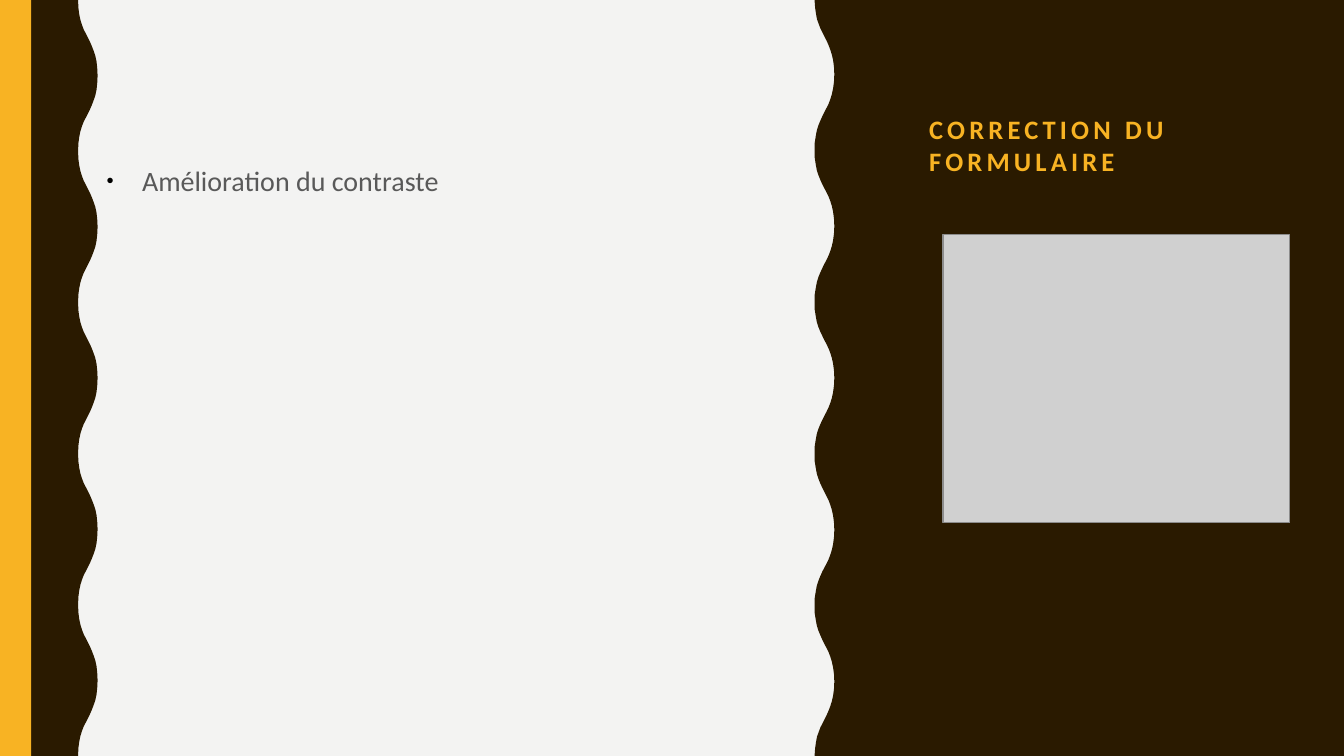
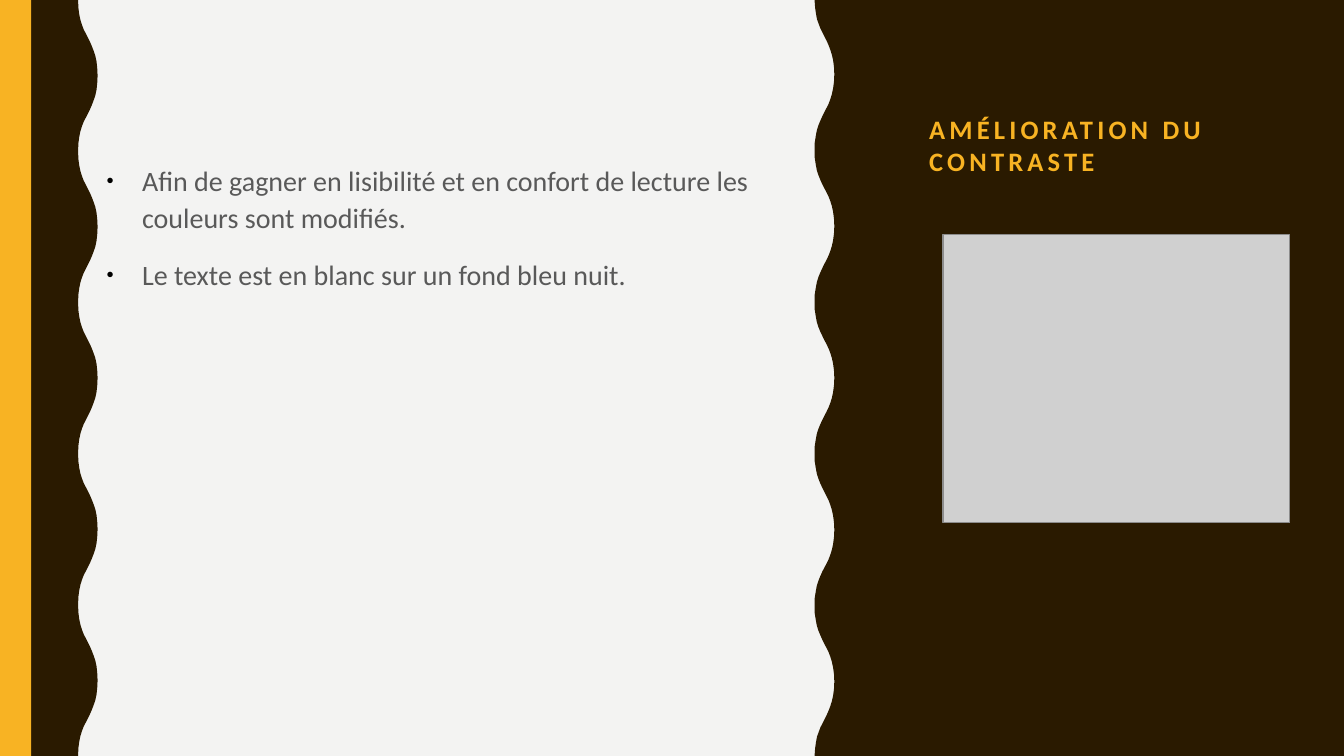
Before and after one commit to Fibre44/DENISNicolas_4_09112021, a slide deck: slide 14 of Soutenance/Soutenance.odp (slide 15 before the commit). Drawn at 1344x756 pixels with LibreOffice and Linux fonts; fonts in the diff are those of the drawing; grey boxes stand for pictures. Boxes give left, top, right and bottom in pixels: in the first picture for what was removed or moved away, otherwise in the second. Text is boxed around its words. In the diff, an @@ line names an element or a change of style, - is before the commit and + after.

Commit message:
Correction lien contact

```diff
--- a/Soutenance/Soutenance.odp
+++ b/Soutenance/Soutenance.odp
@@ text at [142, 171, 748, 285]: text changed @@
-● Amélioration du contraste
+● Afin de gagner en lisibilité et en confort de lecture les couleurs sont modifiés.
+● Le texte est en blanc sur un fond bleu nuit.
@@ title at [929, 153, 1094, 171]: text changed @@
-CORRECTION DU FORMULAIRE
+AMÉLIORATION DU CONTRASTE
```
Also in this commit, not shown: 3 other slides changed, 3 slides added, 2 slides removed, 2 other files.
